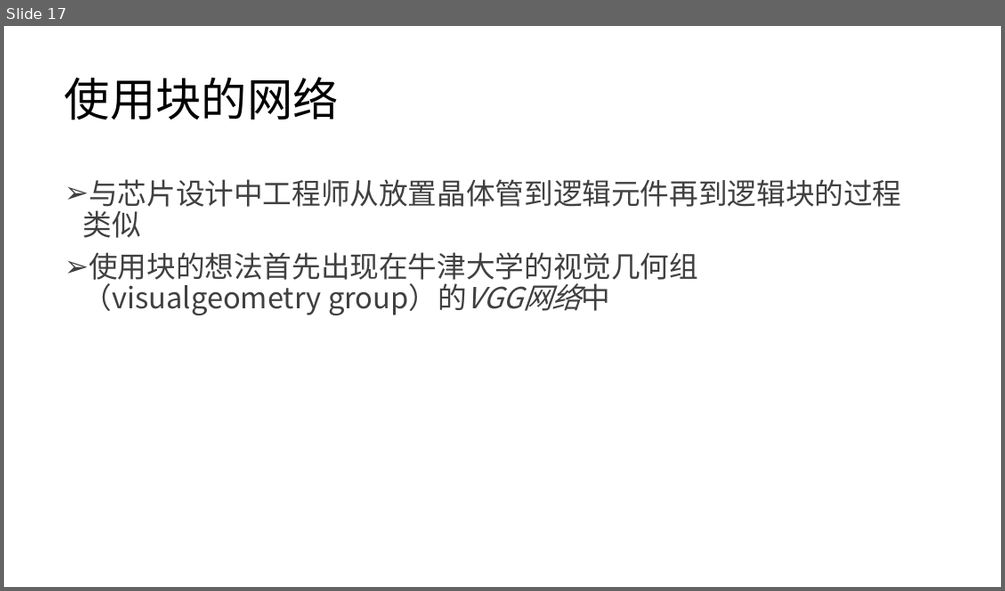
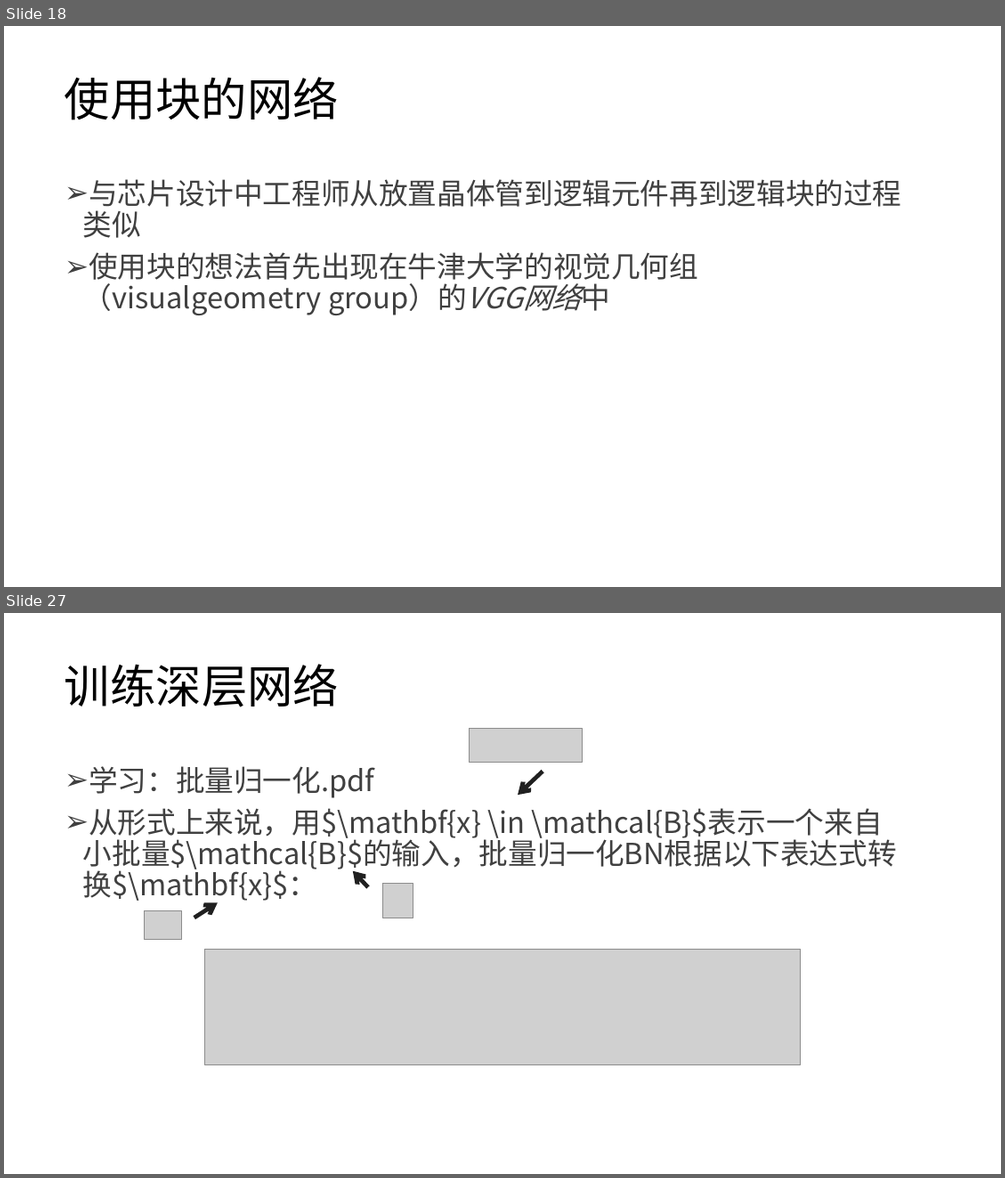
Before and after one commit to lezhang-thu/security_content, a slide deck: 卷积神经网络-b.pptx. Shown one above the other, each under a label of ours: slide 17 before the commit, slides 18 and 27 after it; the slides between them are not shown. The pictures are 1005x591 and 1005x1178 pixels, drawn with LibreOffice and Linux fonts; fonts in the diff are those of the drawing; grey boxes stand for pictures. Boxes give left, top, right and bottom in pixels: in the first picture for what was removed or moved away, otherwise in the second. Text is boxed around its words. In the diff, an @@ line names an element or a change of style, - is before the commit and + after.

```diff
--- a/卷积神经网络-b.pptx
+++ b/卷积神经网络-b.pptx
@@ slide 27 added at box(4, 613, 1001, 1174), background #FFFFFF @@
@@ title added at box(65, 664, 339, 707), 44 pt, text #000000 @@
+训练深层网络
@@ picture added at box(469, 728, 582, 763) @@
@@ text added at box(83, 766, 897, 903), 28 pt, text #404040 @@
+➢ 学习：批量归一化.pdf
+➢ 从形式上来说，用$\mathbf{x} \in \mathcal{B}$表示一个来自小批量$\mathcal{B}$的输入，批量归一化BN根据以下表达式转换$\mathbf{x}$：
@@ arrow added from (542, 771) to (518, 795), #202020 4 pt @@
@@ arrow added from (368, 887) to (353, 871), #202020 4 pt @@
@@ arrow added from (194, 917) to (217, 903), #202020 4 pt @@
@@ picture added at box(382, 883, 413, 917) @@
@@ picture added at box(145, 910, 182, 940) @@
@@ picture added at box(204, 949, 801, 1064) @@
@@ what was slide 17 is now slide 18 @@
```
Also in this commit, not shown: 10 slides changed, 24 other slides added, 16 other files.
